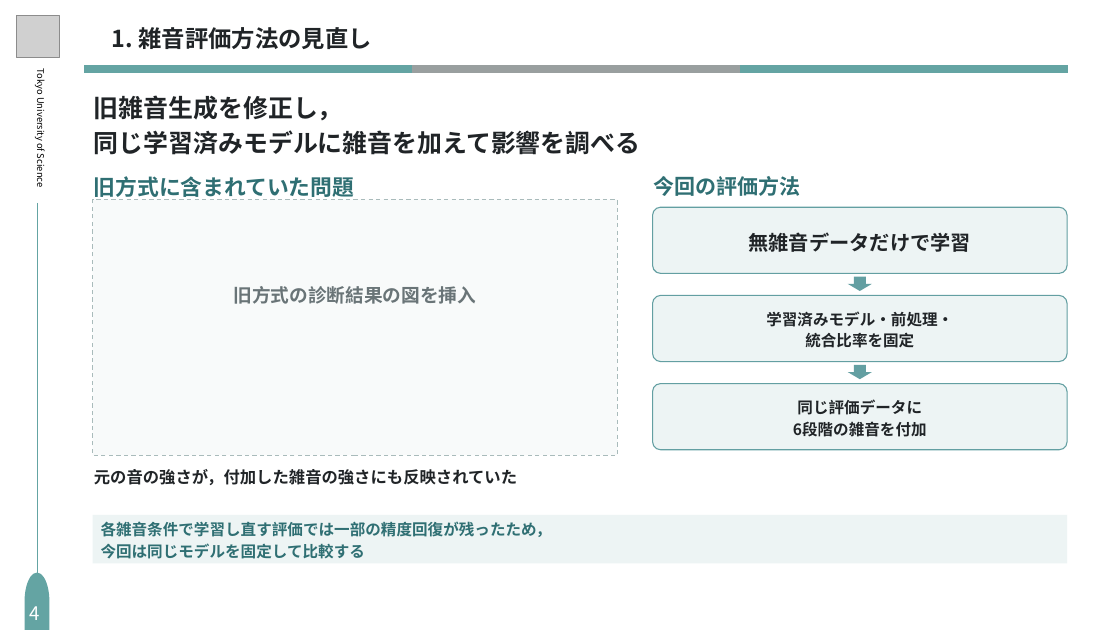
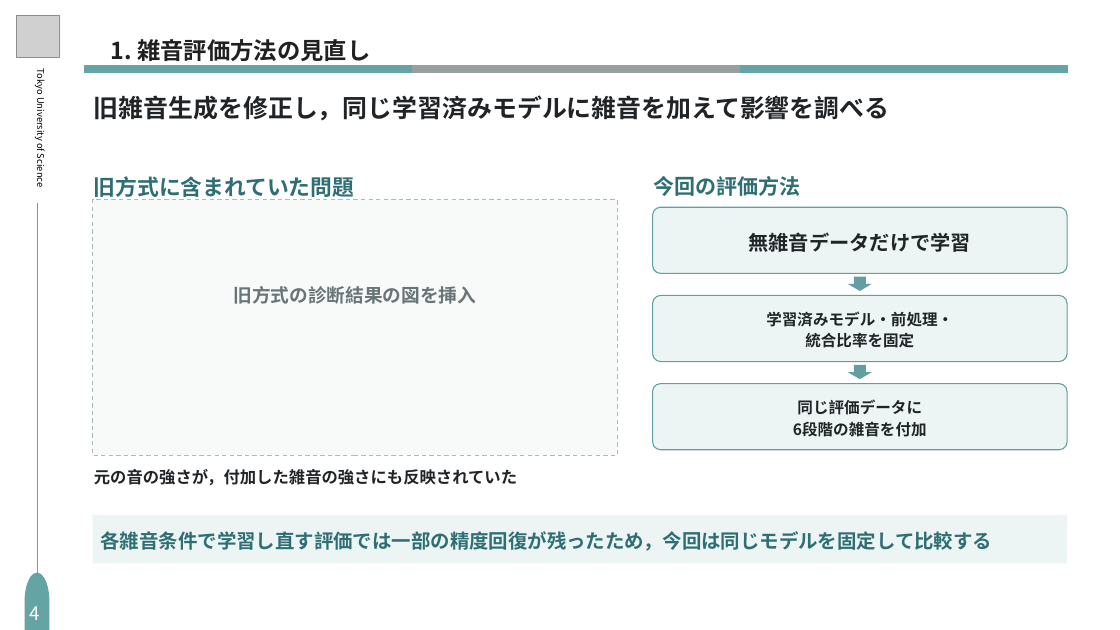
Before and after one commit to S-Riku-tus/university_research, a slide deck: slide 5 of 研究進捗報告/2026/1016（研究進捗報告）/研究進捗_1016_編集用_修正版.pptx (slide 4 before the commit). Drawn at 1120x630 pixels with LibreOffice and Linux fonts; fonts in the diff are those of the drawing; grey boxes stand for pictures. Boxes give left, top, right and bottom in pixels: in the first picture for what was removed or moved away, otherwise in the second. Text is boxed around its words. In the diff, an @@ line names an element or a change of style, - is before the commit and + after.

Commit message:
修正

```diff
--- a/研究進捗報告/2026/1016（研究進捗報告）/研究進捗_1016_編集用_修正版.pptx
+++ b/研究進捗報告/2026/1016（研究進捗報告）/研究進捗_1016_編集用_修正版.pptx
@@ text "1. 雑音評価方法の見直し" at (x1=111, y1=39, x2=370, y2=66): text colour #202427 to #202020; line spacing 1.15 to 58.8pt @@
@@ text at (x1=94, y1=95, x2=889, y2=120): text changed @@
-旧雑音生成を修正し，
-同じ学習済みモデルに雑音を加えて影響を調べる
+旧雑音生成を修正し，同じ学習済みモデルに雑音を加えて影響を調べる
@@ text at (x1=101, y1=531, x2=993, y2=551): text changed; size 20 to 25 pt @@
-各雑音条件で学習し直す評価では一部の精度回復が残ったため，
-今回は同じモデルを固定して比較する
+各雑音条件で学習し直す評価では一部の精度回復が残ったため，今回は同じモデルを固定して比較する
```
Also in this commit, not shown: 9 other slides changed, 4 slides added.
